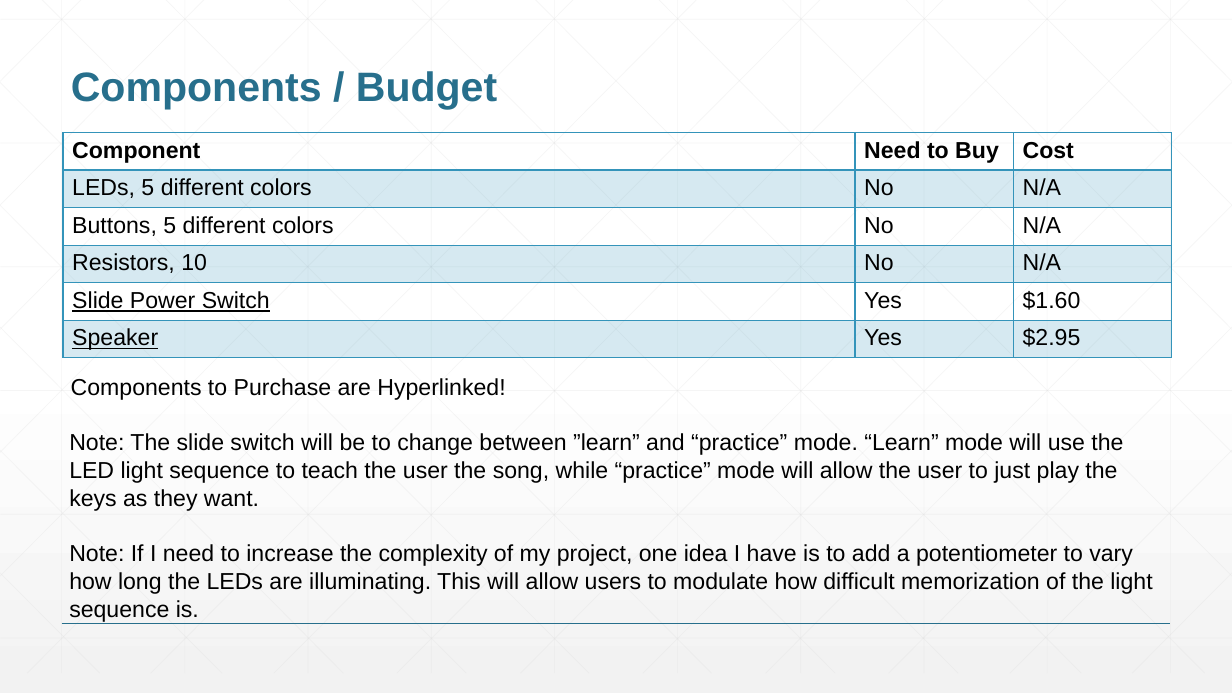
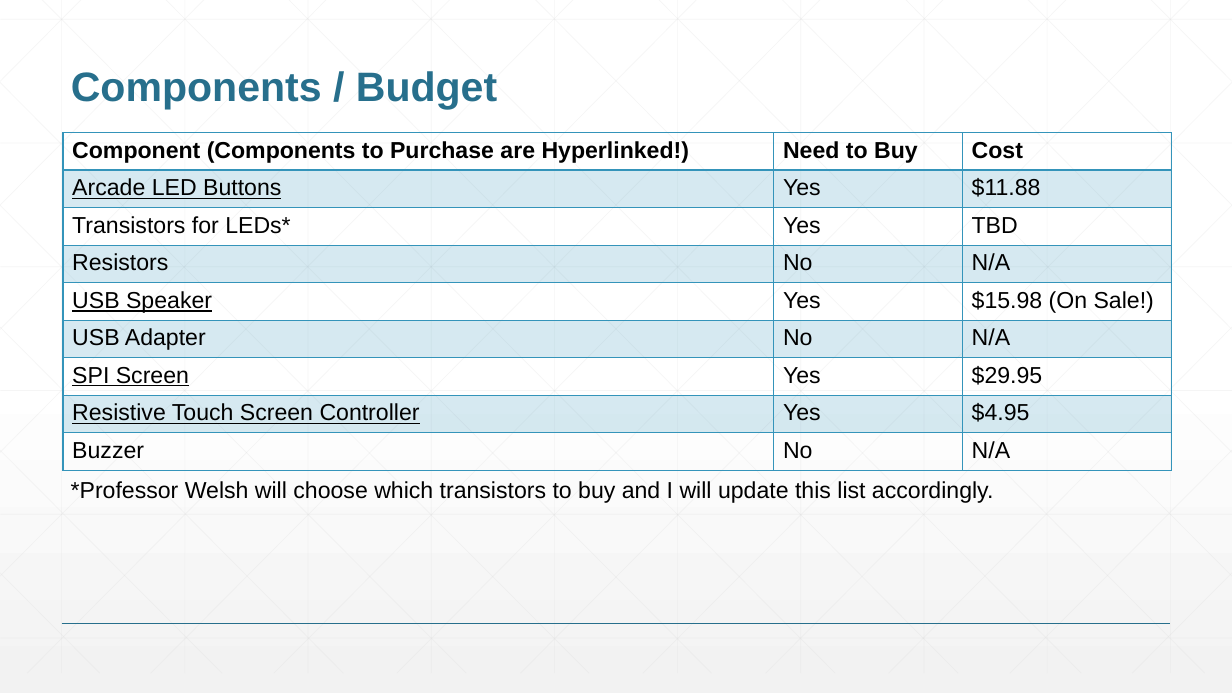
Before and after one commit to svm4/ENGI301, a slide deck: slide 6 of project_01/docs/McGill_ENGI301_project_01_proposal.pptx. Drawn at 1232x693 pixels with LibreOffice and Linux fonts; fonts in the diff are those of the drawing. Boxes give left, top, right and bottom in pixels: in the first picture for what was removed or moved away, otherwise in the second. Text is boxed around its words. In the diff, an @@ line names an element or a change of style, - is before the commit and + after.

Commit message:
Uploading updated project proposal and parts list

```diff
--- a/project_01/docs/McGill_ENGI301_project_01_proposal.pptx
+++ b/project_01/docs/McGill_ENGI301_project_01_proposal.pptx
@@ table at box(63, 133, 1172, 470) @@
-row 1: Component | Need to Buy | Cost
-row 2: LEDs, 5 different colors | No | N/A
-row 3: Buttons, 5 different colors | No | N/A
-row 4: Resistors, 10 | No | N/A
-row 5: Slide Power Switch | Yes | $1.60
-row 6: Speaker | Yes | $2.95
+row 1: Component (Components to Purchase are Hyperlinked!) | Need to Buy | Cost
+row 2: Arcade LED Buttons | Yes | $11.88
+row 3: Transistors for LEDs* | Yes | TBD
+row 4: Resistors | No | N/A
+row 5: USB Speaker | Yes | $15.98 (On Sale!)
+row 6: USB Adapter | No | N/A
+row 7: SPI Screen | Yes | $29.95
+row 8: Resistive Touch Screen Controller | Yes | $4.95
+row 9: Buzzer | No | N/A
@@ text removed at box(69, 433, 1152, 622) @@
-Note: The slide switch will be to change between ”learn” and “practice” mode. “Learn” mode will use the LED light sequence to teach the user the song, while “practice” mode will allow the user to just play the keys as they want.
-Note: If I need to increase the complexity of my project, one idea I have is to add a potentiometer to vary how long the LEDs are illuminating. This will allow users to modulate how difficult memorization of the light sequence is.
@@ text at box(71, 481, 994, 503): text changed @@
-Components to Purchase are Hyperlinked!
+*Professor Welsh will choose which transistors to buy and I will update this list accordingly.
```
Also in this commit, not shown: 4 other slides changed, 1 slide added, 1 slide removed.
